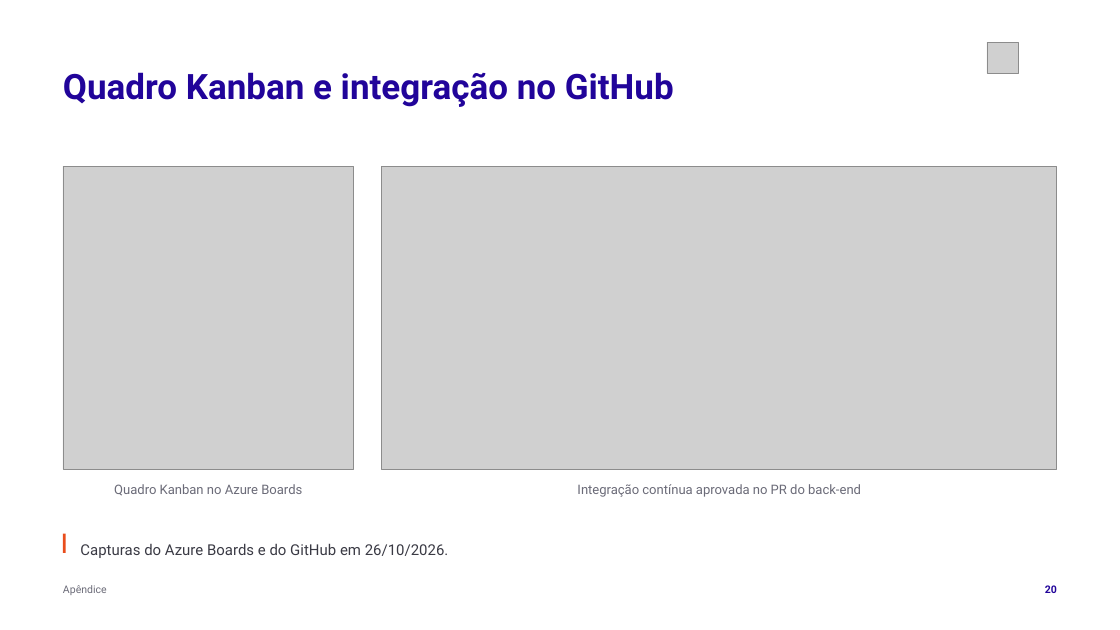
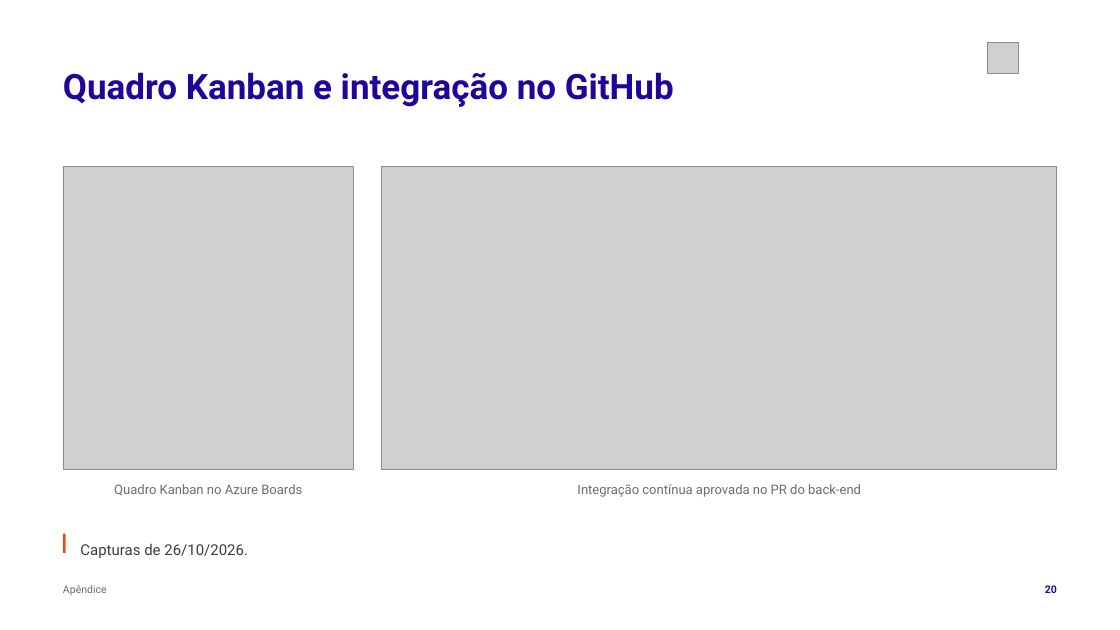
Before and after one commit to tcpassos/invite-app, a slide deck: slide 20 of trabalhos/T3-Apresentacao-Intermediaria.pptx. Drawn at 1120x630 pixels with LibreOffice and Linux fonts; fonts in the diff are those of the drawing; grey boxes stand for pictures. Boxes give left, top, right and bottom in pixels: in the first picture for what was removed or moved away, otherwise in the second. Text is boxed around its words. In the diff, an @@ line names an element or a change of style, - is before the commit and + after.

```diff
--- a/trabalhos/T3-Apresentacao-Intermediaria.pptx
+++ b/trabalhos/T3-Apresentacao-Intermediaria.pptx
@@ text at [80, 544, 248, 558]: text changed @@
-Capturas do Azure Boards e do GitHub em 26/10/2026.
+Capturas de 26/10/2026.
```
Also in this commit, not shown: 16 other slides changed, 4 other files.
